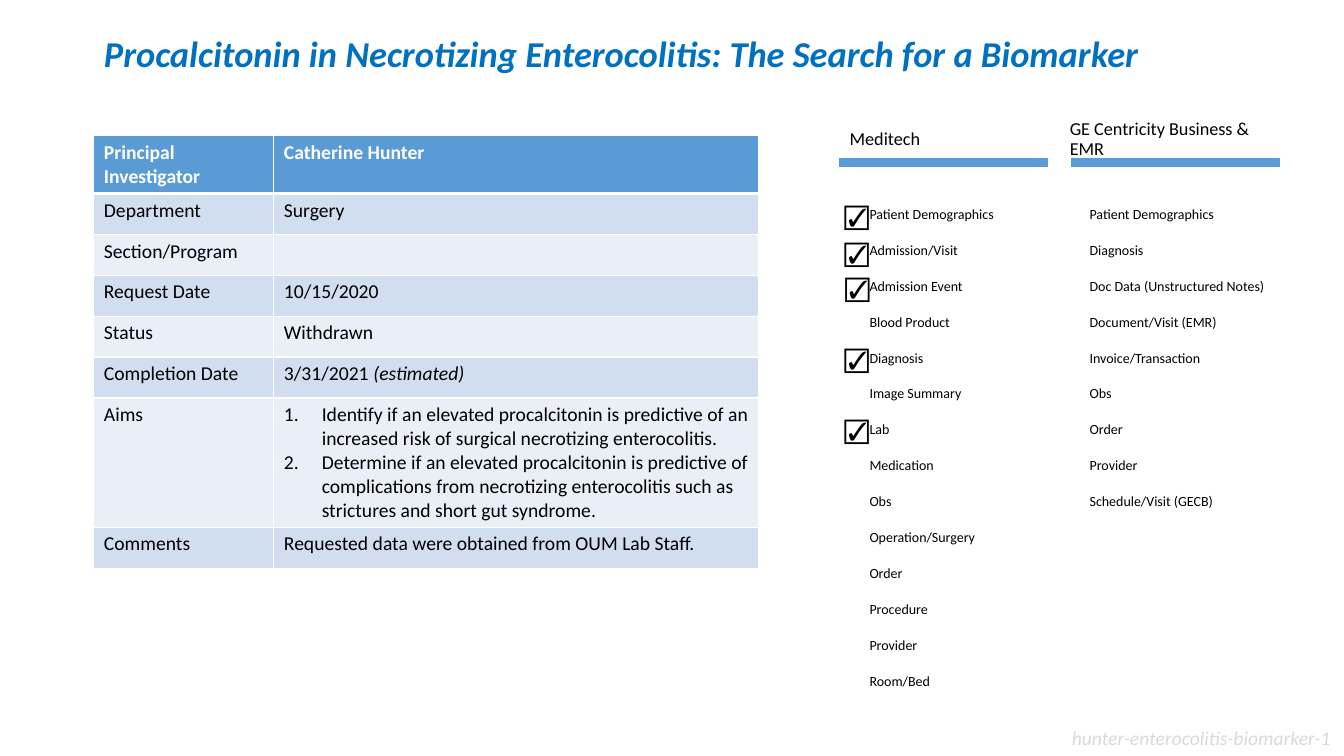
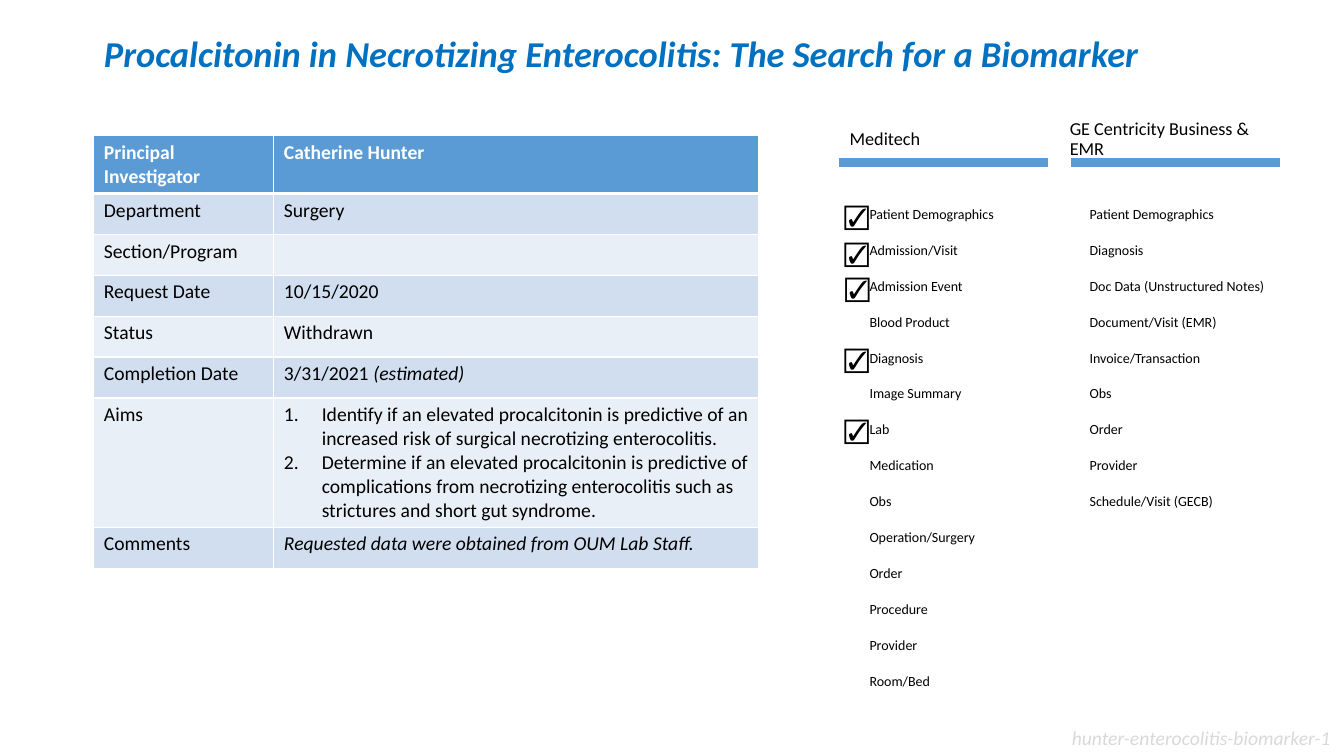
Before and after one commit to OuhscBbmc/prairie-outpost-public, a slide deck: slide 19 of publications/presentation-2021-03-aac/crdw-2021-03.pptx. Drawn at 1344x756 pixels with LibreOffice and Linux fonts; fonts in the diff are those of the drawing. Boxes give left, top, right and bottom in pixels: in the first picture for what was removed or moved away, otherwise in the second. Text is boxed around its words. In the diff, an @@ line names an element or a change of style, - is before the commit and + after.

```diff
--- a/publications/presentation-2021-03-aac/crdw-2021-03.pptx
+++ b/publications/presentation-2021-03-aac/crdw-2021-03.pptx
@@ table at [94, 136, 759, 567] @@
@@ italic on in "Requested data were obtained from OUM Lab ..." @@
```
Also in this commit, not shown: 16 other slides changed, 3 slides added.
